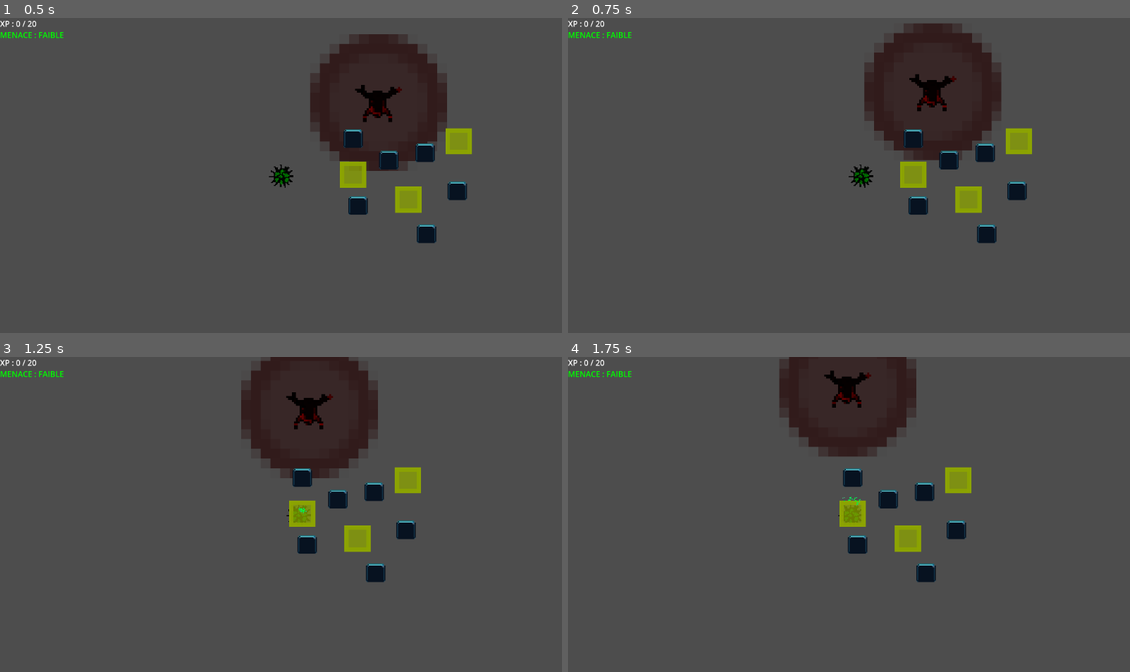
Above: before the commit, frames 1-4 (two rows, left to right).
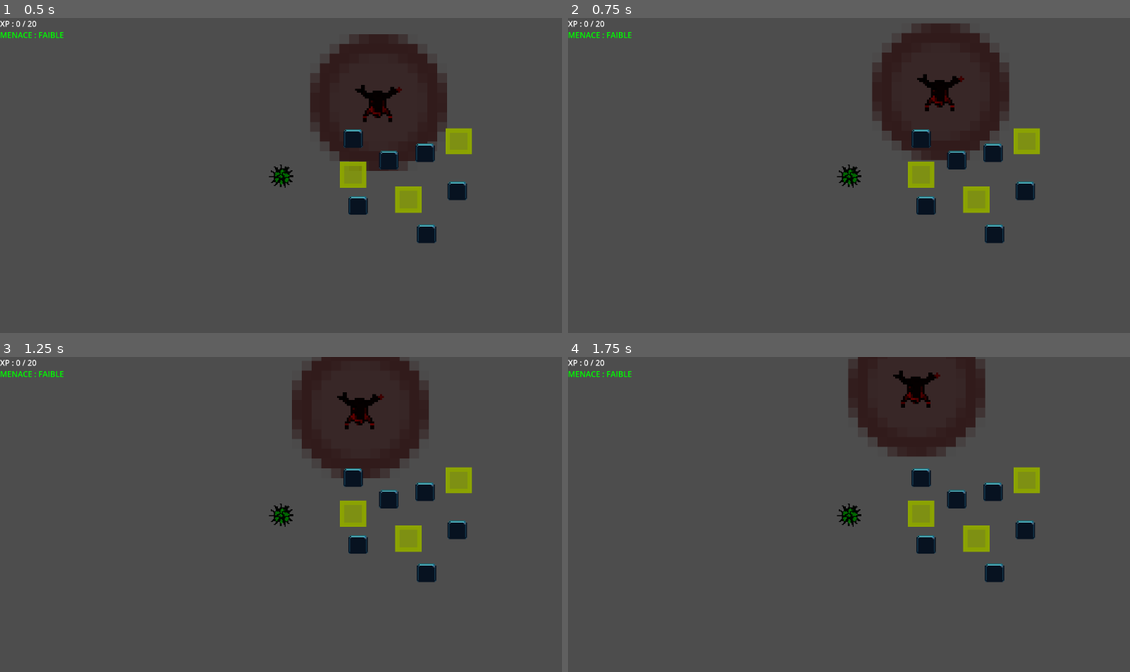
Above: after the commit, the same moments.

Repository: LeCodeurDu78/Infection_exe
Game: Godot game, scene res://Scenes/Main/Main.tscn
The game is run twice, just before and just after one commit, with the same random seed, the same clock (stepped at 60 frames per second) and the same inputs. This scene is started directly instead of the project's main scene.
Inputs (mouse positions are in pixels of both pictures, inside the frame that each line leads up to):
- Up to frame 1 (0.5 s): no input
- Up to frame 2 (0.75 s): tap Enter at 0.5 s; move the mouse to (972, 159) at 0.52 s; hold D (move_right) from 0.53 s (still down); tap 1 (mutation1) at 0.6 s; click (972, 159) at 0.67 s
- Up to frame 3 (1.25 s): keep holding D (move_right)
- Up to frame 4 (1.75 s): release D (move_right) at 1.25 s; drag from (736, 530) to (871, 514) at 1.27 s

Frame 1 is identical in both runs. In frame 2, 3.7% of the frame differs, in the area x 47-84%, y 4-72%; in frame 3, 12%; in frame 4, 13%, in the area x 37-84%, y 0-72%.
Error after the commit: Invalid access to property or key 'data' on a base object of type 'Nil'. (res://Scripts/UI/HotkeyRebindButton.gd:10)

Commit message:
Add Pause Menu

Diff:
--- a/Scenes/Main/Main.tscn
+++ b/Scenes/Main/Main.tscn
@@ -7,6 +7,7 @@
 [ext_resource type="PackedScene" uid="uid://bwdie8itbhlxs" path="res://Scenes/UI/HUD.tscn" id="3_cmk6n"]
 [ext_resource type="PackedScene" uid="uid://dgt0nxglup0w7" path="res://Scenes/UI/MutationUI.tscn" id="4_i3fi7"]
 [ext_resource type="PackedScene" uid="uid://cftigmhgqn0o5" path="res://Scenes/Environment/Folder.tscn" id="5_aw1lf"]
+[ext_resource type="PackedScene" uid="uid://uhrkdkdwvlhc" path="res://Scenes/UI/PauseMenu.tscn" id="6_5s61s"]
 
 [sub_resource type="RectangleShape2D" id="RectangleShape2D_qtv3y"]
 size = Vector2(4000, 50)
@@ -107,3 +108,6 @@
 [node name="MutationUI" parent="UI" unique_id=491561210 instance=ExtResource("4_i3fi7")]
 visible = false
 metadata/_edit_lock_ = true
+
+[node name="PauseMenu" parent="UI" unique_id=194784121 instance=ExtResource("6_5s61s")]
+visible = false
--- a/Scenes/UI/Options/Controls.tscn
+++ b/Scenes/UI/Options/Controls.tscn
@@ -67,6 +67,10 @@
 layout_mode = 2
 action_name = "mutation5"
 
+[node name="HotkeyRebindButton10" parent="MarginContainer/ScrollContainer/VBoxContainer" unique_id=1141162719 instance=ExtResource("1_5wf40")]
+layout_mode = 2
+action_name = "pause"
+
 [node name="HSeparator2" type="HSeparator" parent="MarginContainer/ScrollContainer/VBoxContainer" unique_id=1048825271]
 layout_mode = 2
 theme_override_constants/separation = 32
--- /dev/null
+++ b/Scenes/UI/PauseMenu.tscn
@@ -0,0 +1,71 @@
+[gd_scene format=3 uid="uid://uhrkdkdwvlhc"]
+
+[ext_resource type="PackedScene" uid="uid://ciaoouw77jkjo" path="res://Scenes/UI/OptionsMenu.tscn" id="1_eod5q"]
+[ext_resource type="Script" uid="uid://i72sbaxskxii" path="res://Scripts/UI/PauseMenu.gd" id="1_n4i8v"]
+
+[sub_resource type="LabelSettings" id="LabelSettings_n4i8v"]
+font_size = 60
+font_color = Color(0, 0.49019608, 0, 1)
+
+[node name="PauseMenu" type="Control" unique_id=194784121]
+process_mode = 3
+layout_mode = 3
+anchors_preset = 15
+anchor_right = 1.0
+anchor_bottom = 1.0
+grow_horizontal = 2
+grow_vertical = 2
+script = ExtResource("1_n4i8v")
+
+[node name="Container" type="Control" parent="." unique_id=772286355]
+layout_mode = 1
+anchors_preset = 15
+anchor_right = 1.0
+anchor_bottom = 1.0
+grow_horizontal = 2
+grow_vertical = 2
+
+[node name="Label" type="Label" parent="Container" unique_id=1364032414]
+layout_mode = 1
+anchors_preset = 5
+anchor_left = 0.5
+anchor_right = 0.5
+offset_left = -188.0
+offset_right = 188.0
+offset_bottom = 83.0
+grow_horizontal = 2
+text = "Pause"
+label_settings = SubResource("LabelSettings_n4i8v")
+horizontal_alignment = 1
+
+[node name="ResumeButton" type="Button" parent="Container" unique_id=1055882906]
+layout_mode = 0
+offset_left = 418.0
+offset_top = 204.0
+offset_right = 741.0
+offset_bottom = 287.0
+text = "Resume"
+
+[node name="OptionsButton" type="Button" parent="Container" unique_id=311234806]
+layout_mode = 0
+offset_left = 418.0
+offset_top = 358.0
+offset_right = 741.0
+offset_bottom = 441.0
+text = "Options"
+
+[node name="SaveQuitButton" type="Button" parent="Container" unique_id=727561674]
+layout_mode = 0
+offset_left = 418.0
+offset_top = 504.0
+offset_right = 741.0
+offset_bottom = 587.0
+text = "Save and Quit"
+
+[node name="OptionsMenu" parent="." unique_id=856815269 instance=ExtResource("1_eod5q")]
+visible = false
+layout_mode = 1
+
+[connection signal="pressed" from="Container/ResumeButton" to="." method="_on_resume_button_pressed"]
+[connection signal="pressed" from="Container/OptionsButton" to="." method="_on_options_button_pressed"]
+[connection signal="pressed" from="Container/SaveQuitButton" to="." method="_on_save_and_quit_button_pressed"]
--- a/Scripts/Core/AudioManager.gd
+++ b/Scripts/Core/AudioManager.gd
@@ -98,7 +98,7 @@
 func _on_infection_started(target: Node, points: int) -> void:
 	play_sfx("infection_start")
 
-func _on_infection_completed(target: Node, points: int) -> void:
+func _on_infection_completed(_position: Vector2, points: int) -> void:
 	play_sfx("infection_complete")
 
 # Virus events
--- a/Scripts/Core/EventBus.gd
+++ b/Scripts/Core/EventBus.gd
@@ -56,6 +56,7 @@
 # GAME STATE EVENTS
 # ========================
 signal start_menu
+signal pause_menu
 signal game_started
 signal game_paused
 signal game_resumed
--- /dev/null
+++ b/Scripts/UI/PauseMenu.gd
@@ -0,0 +1,31 @@
+extends Control
+
+## Pause Menu
+## Pause menu with resume, options, and Save and Quit buttons
+
+# ========================
+# BUTTON CALLBACKS
+# ========================
+func _ready() -> void:
+	EventBus.pause_menu.connect(_on_pause_menu_opened)
+
+func _on_pause_menu_opened() -> void:
+	"""Called when pause menu is opened"""
+	print("test")
+	visible = true
+	get_tree().paused = true
+
+func _on_resume_button_pressed() -> void:
+	"""Resume the game"""
+	get_tree().paused = false
+	visible = false
+
+func _on_options_button_pressed() -> void:
+	$OptionsMenu.visible = true
+	$Container.visible = false
+
+func _on_save_and_quit_button_pressed() -> void:
+	"""Save and exit the game"""
+	# TODO: Il faut sauvgarder la position, les mutations, le niveaux, etc.
+	SaveManager.save_game()
+	get_tree().quit()
--- a/Scripts/Virus/Virus.gd
+++ b/Scripts/Virus/Virus.gd
@@ -48,6 +48,10 @@
 		return
 
 	_handle_movement()
+
+	if Input.is_action_just_pressed("pause"):
+		EventBus.pause_menu.emit()
+
 	move_and_slide()
 
 # ========================
@@ -65,7 +69,7 @@
 # ========================
 # LEVELING
 # ========================
-func add_xp(infected: Infectable, points: int) -> void:
+func add_xp(_position: Vector2, points: int) -> void:
 	"""Add XP and check for level up"""
 	xp += points
 	EventBus.virus_xp_gained.emit(points, xp)
@@ -95,10 +99,10 @@
 # ========================
 # ABILITIES
 # ========================
-func set_invisibility(visible: bool) -> void:
+func set_invisibility(_visible: bool) -> void:
 	"""Toggle invisibility state"""
-	is_invisible = visible
-	modulate.a = INVISIBLE_ALPHA if visible else VISIBLE_ALPHA
+	is_invisible = _visible
+	modulate.a = INVISIBLE_ALPHA if is_invisible else VISIBLE_ALPHA
 
 func start_dash(speed: float, direction: Vector2) -> void:
 	"""Activate dash ability"""
--- a/project.godot
+++ b/project.godot
@@ -109,6 +109,11 @@
 "events": [Object(InputEventKey,"resource_local_to_scene":false,"resource_name":"","device":-1,"window_id":0,"alt_press …(192 unchanged characters)…
 ]
 }
+pause={
+"deadzone": 0.2,
+"events": [Object(InputEventKey,"resource_local_to_scene":false,"resource_name":"","device":-1,"window_id":0,"alt_pressed":false,"shift_pressed":false,"ctrl_pressed":false,"meta_pressed":false,"pressed":false,"keycode":0,"physical_keycode":4194305,"key_label":0,"unicode":0,"location":0,"echo":false,"script":null)
+]
+}
 
 [rendering]
 
Not shown, added: Scripts/UI/PauseMenu.gd.uid
